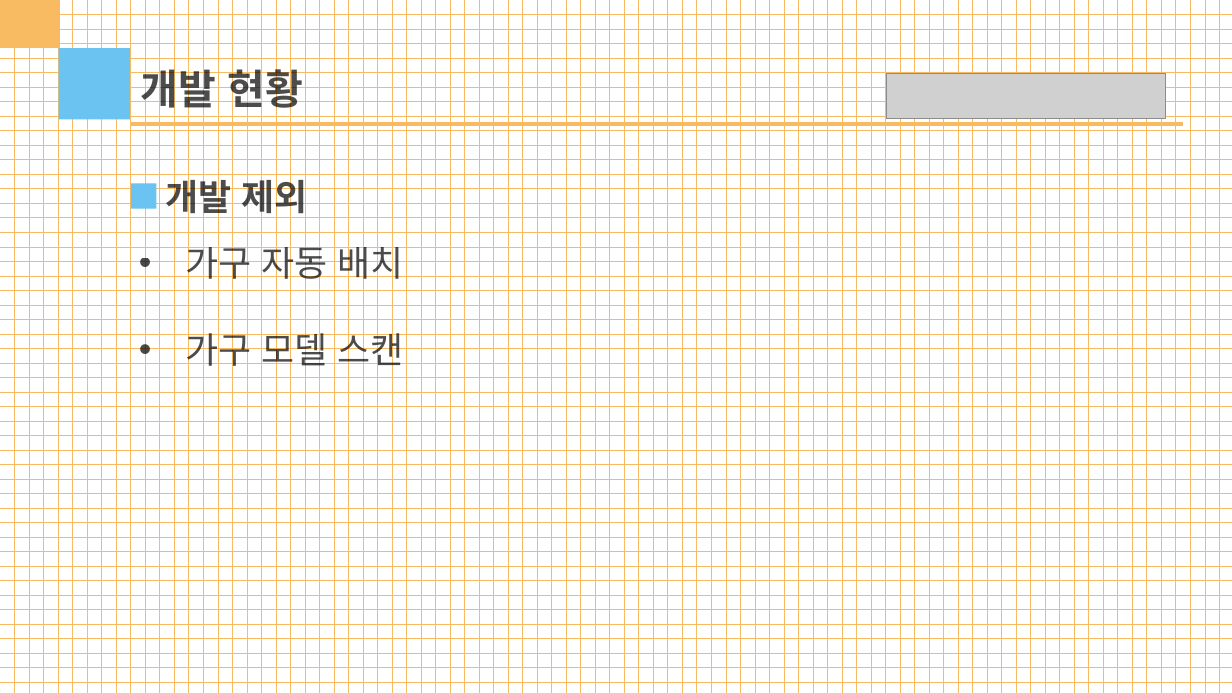
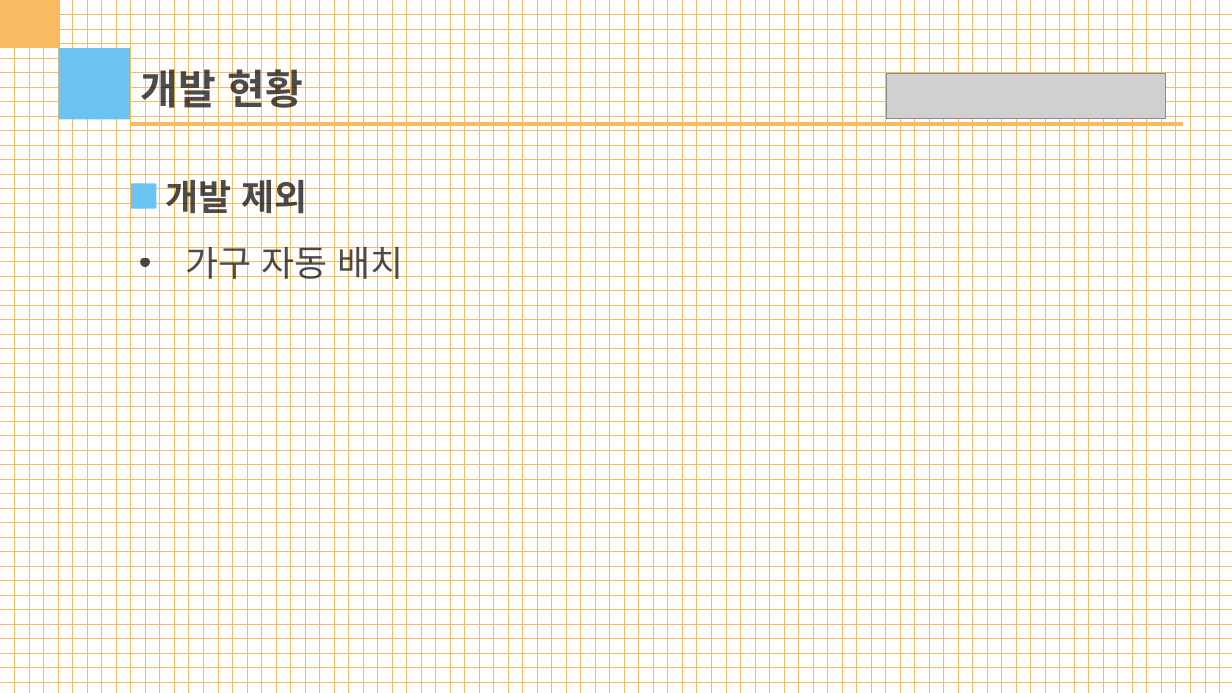
Before and after one commit to msk-psp/SkullWater, a slide deck: slide 19 of 설계서 4-4 (김민수, 정지훈, 오장원).pptx. Drawn at 1232x693 pixels with LibreOffice and Linux fonts; fonts in the diff are those of the drawing; grey boxes stand for pictures. Boxes give left, top, right and bottom in pixels: in the first picture for what was removed or moved away, otherwise in the second. Text is boxed around its words. In the diff, an @@ line names an element or a change of style, - is before the commit and + after.

```diff
--- a/설계서 4-4 (김민수, 정지훈, 오장원).pptx
+++ b/설계서 4-4 (김민수, 정지훈, 오장원).pptx
@@ text at bbox=[185, 326, 403, 372]: paragraph removed @@
-• 가구 모델 스캔
```
Also in this commit, not shown: 2 other slides changed, 48 other files.
